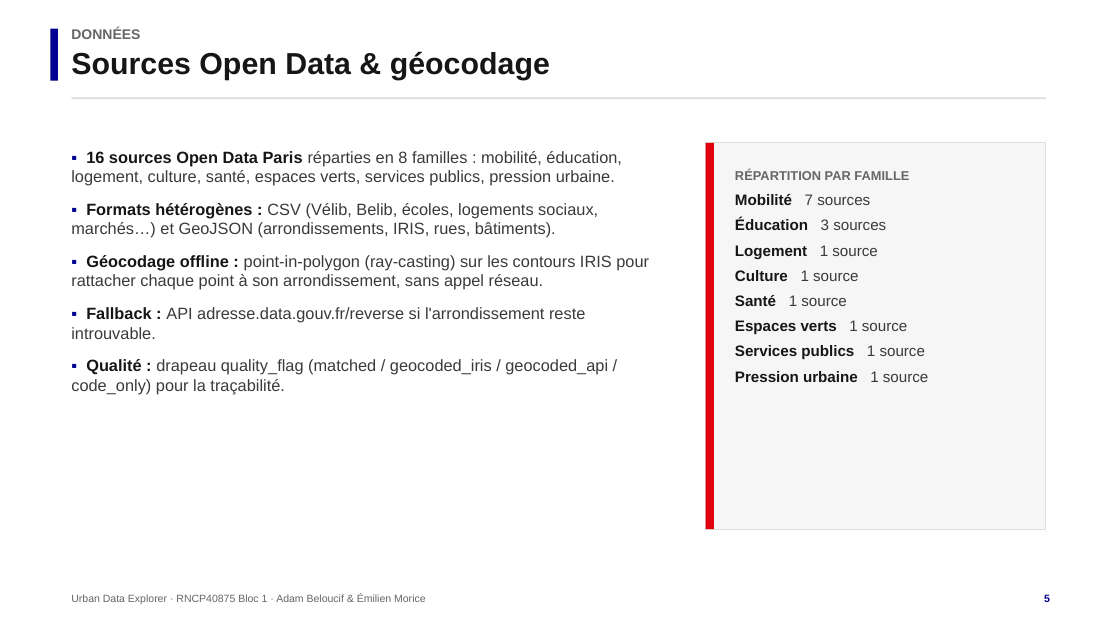
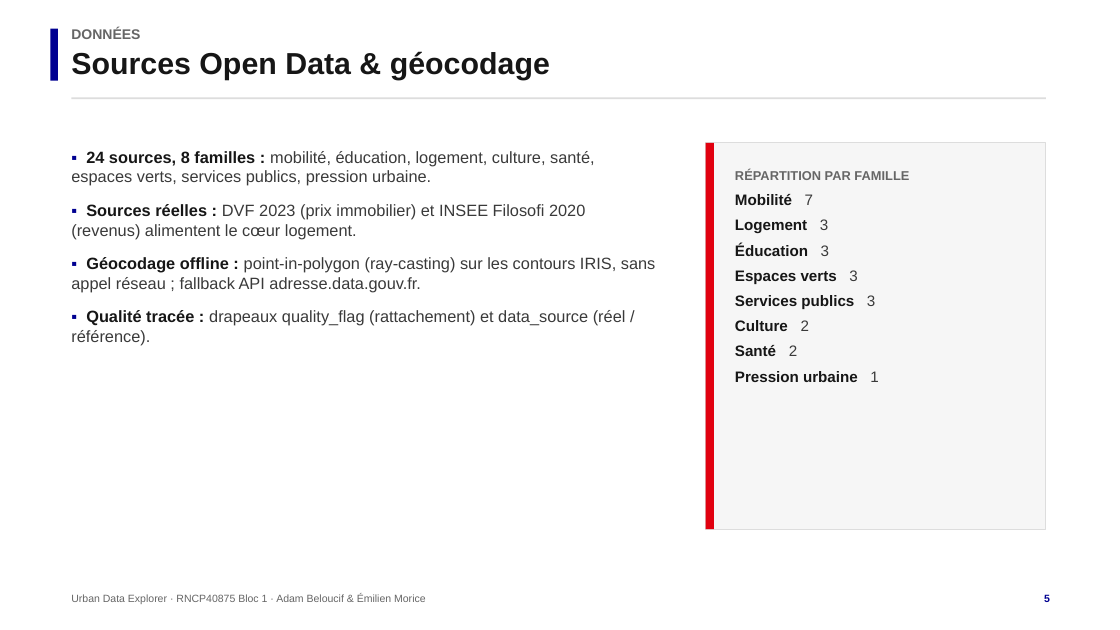
Before and after one commit to Adam-Blf/urban-data-explorer, a slide deck: slide 5 of soutenance.pptx. Drawn at 1120x630 pixels with LibreOffice and Linux fonts; fonts in the diff are those of the drawing. Boxes give left, top, right and bottom in pixels: in the first picture for what was removed or moved away, otherwise in the second. Text is boxed around its words. In the diff, an @@ line names an element or a change of style, - is before the commit and + after.

Commit message:
docs: document real data, API auth and affordability; refresh deliverables
- README: 24-source catalog, real DVF/INSEE sources, auth+quota section, affordability KPI
- update grid mapping (C2.1 auth, C2.3/C2.4 real data + quality)
- regenerate PDF report and PPTX deck with updated facts and screenshots (map + Swagger)
- embed official EFREI logos

```diff
--- a/soutenance.pptx
+++ b/soutenance.pptx
@@ text at box(71, 151, 656, 346): text changed @@
-▪ 16 sources Open Data Paris réparties en 8 familles : mobilité, éducation, logement, culture, santé, espaces verts, services publics, pression urbaine.
-▪ Formats hétérogènes : CSV (Vélib, Belib, écoles, logements sociaux, marchés…) et GeoJSON (arrondissements, IRIS, rues, bâtiments).
-▪ Géocodage offline : point-in-polygon (ray-casting) sur les contours IRIS pour rattacher chaque point à son arrondissement, sans appel réseau.
-▪ Fallback : API adresse.data.gouv.fr/reverse si l'arrondissement reste introuvable.
-▪ Qualité : drapeau quality_flag (matched / geocoded_iris / geocoded_api / code_only) pour la traçabilité.
+▪ 24 sources, 8 familles : mobilité, éducation, logement, culture, santé, espaces verts, services publics, pression urbaine.
+▪ Sources réelles : DVF 2023 (prix immobilier) et INSEE Filosofi 2020 (revenus) alimentent le cœur logement.
+▪ Géocodage offline : point-in-polygon (ray-casting) sur les contours IRIS, sans appel réseau ; fallback API adresse.data.gouv.fr.
+▪ Qualité tracée : drapeaux quality_flag (rattachement) et data_source (réel / référence).
@@ text at box(735, 194, 878, 382): text changed @@
-Mobilité 7 sources
-Éducation 3 sources
-Logement 1 source
-Culture 1 source
-Santé 1 source
-Espaces verts 1 source
-Services publics 1 source
-Pression urbaine 1 source
+Mobilité 7
+Logement 3
+Éducation 3
+Espaces verts 3
+Services publics 3
+Culture 2
+Santé 2
+Pression urbaine 1
```
Also in this commit, not shown: 4 other slides changed, 5 other files.
